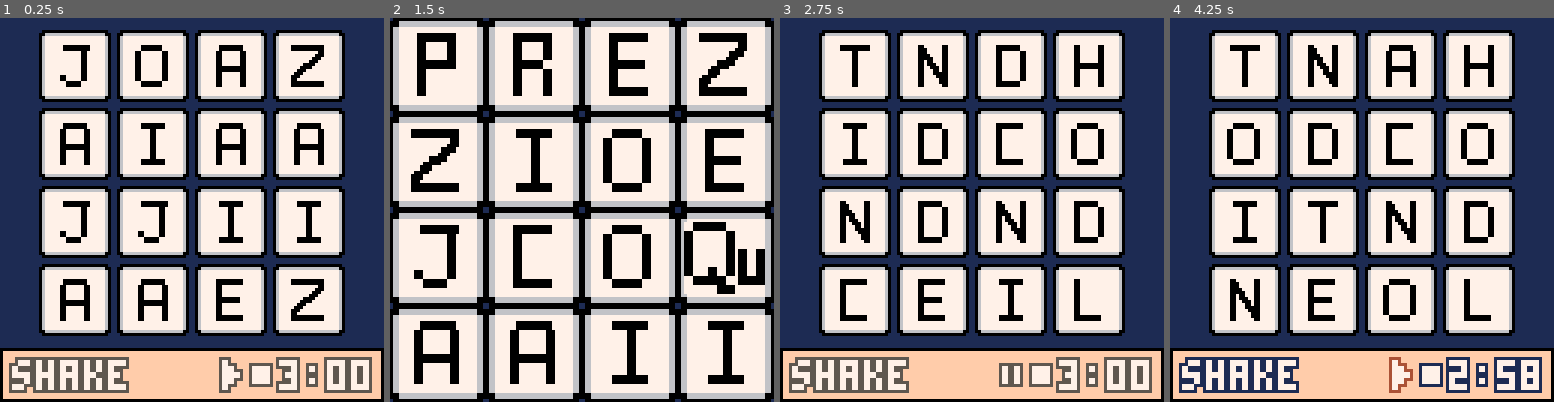
Above: before the commit, frames 1-4 (left to right).
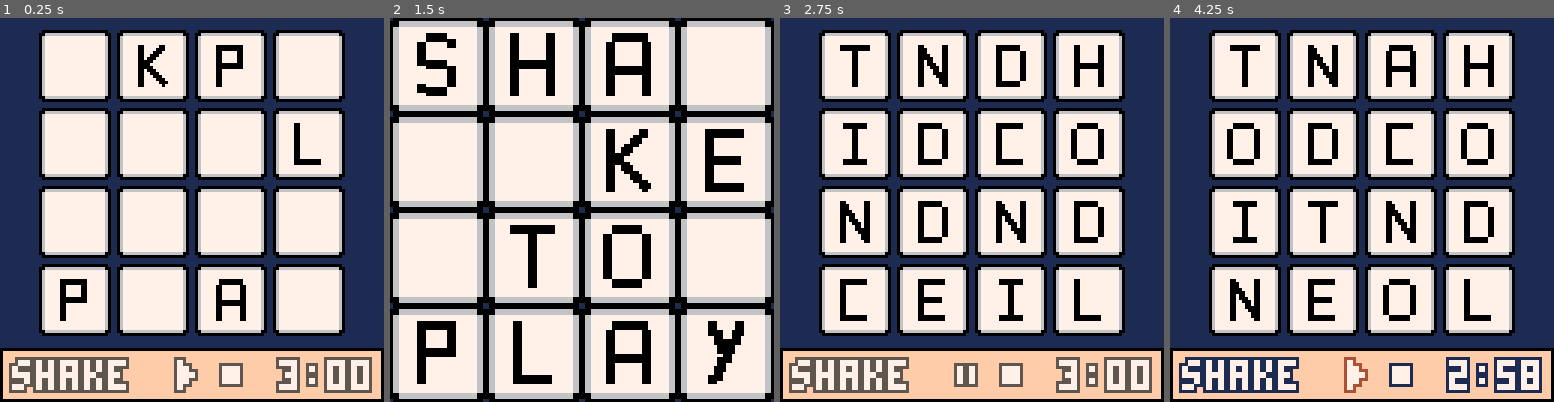
Above: after the commit, the same moments.

Repository: momiagitana/boggle_pico
Game: PICO-8 cartridge boggle_.p8
Same seed, same stepped clock (60 frames per second), same inputs: the game is played once before the commit and once after it.
Inputs:
- Up to frame 1 (0.25 s): no input
- Up to frame 2 (1.5 s): tap X (X key) at 0.33, 1.07 s; tap O (Z key) at 0.7 s
- Up to frame 3 (2.75 s): hold Right 1.6-2.1 s; tap O (Z key) at 1.7, 2.1, 2.5 s; tap X (X key) at 1.85 s; hold Up 2.15-2.42 s; hold Right from 2.47 s (still down)
- Up to frame 4 (4.25 s): tap O (Z key) every 0.4 s from 2.9 to 4.1 s; tap X (X key) at 2.97, 4.08 s; release Right at 3.03 s; hold Left 3.08-3.58 s; hold Down 3.63-3.97 s; hold Right from 4.02 s (still down)

The runs differ from the first frame. In frame 1, 6.9% of the frame differs, in the area x 15-85%, y 7-98%; in frame 2, 13%, in the area x 5-98%, y 3-96%; in frame 3, 0.9%; in frame 4, 1.1%.

Commit message:
added english support added "shake to play" as first board
Signed-off-by: Ariel Zingman <arielzingman@gmail.com>

Diff:
--- a/board.lua
+++ b/board.lua
@@ -2,6 +2,11 @@
 board_pading_sides = 13
 board_pading_top = 4
 spr_sep = 2
+
+first_board = {'S','H','A','x',
+               'x','x','K','E',
+               'x','T','O','x',
+               'P', 'L', 'A', 'Y'}
 
 Board=Class:new({
     _letters = {},
@@ -13,6 +18,7 @@
     _need_to_init = true,
     _full_screen = false,
     _has_last = false,
+    _first_board = true,
 
     init=function(_ENV)
         for row=1, 4 do
@@ -24,6 +30,12 @@
 
     randomize_letters=function(_ENV)
         letter_list = generate_boggle_board()
+        log_table(letter_list)
+        if _first_board == true then
+            letter_list = first_board
+            _first_board = false
+            log_table(letter_list)
+        end
         _current_board = letter_list
         set_letters(_ENV, letter_list) --todo check if necessary
     end,
@@ -70,7 +82,6 @@
             shake_step(_ENV)
         end
         res = (_shake_rounds == 1) and 'enable buttons' or 'do nothing'
-        log("res"..res)
         return res
     end,
 
@@ -96,6 +107,9 @@
 
 
 function generate_boggle_board()
+    dice_faces = dice_faces_esp
+    if (g_lang == "eng") dice_faces = dice_faces_eng
+
     local letters = {}
     for i = 1, #dice_faces do
         add(letters, rnd(dice_faces[i]))
@@ -112,7 +126,7 @@
 end
 
 -- coggle arg
-dice_faces = {
+dice_faces_esp = {
     {'P', 'T', 'E', 'A', 'O', 'D'},
     {'B', 'E', 'O', 'Z', 'N', 'L'},
     {'C', 'R', 'E', 'A', 'M', 'A'},
@@ -130,6 +144,27 @@
     {'D', 'O', 'I', 'A', 'R', 'T'},
     {'H', 'D', 'E', 'Q', 'S', 'O'},
 }
+
+-- english boggle
+dice_faces_eng = {
+    {'R', 'I', 'F', 'O', 'B', 'X'},
+    {'I', 'F', 'E', 'H', 'E', 'Y'},
+    {'D', 'E', 'N', 'O', 'W', 'S'},
+    {'U', 'T', 'O', 'K', 'N', 'D'},
+    {'H', 'M', 'S', 'R', 'A', 'O'},
+    {'L', 'U', 'P', 'E', 'T', 'S'},
+    {'A', 'C', 'I', 'T', 'O', 'A'},
+    {'Y', 'L', 'G', 'K', 'U', 'E'},
+    {'B', 'M', 'J', 'O', 'A', 'QU'},
+    {'E', 'H', 'I', 'S', 'P', 'N'},
+    {'V', 'E', 'T', 'I', 'G', 'N'},
+    {'B', 'A', 'L', 'I', 'Y', 'T'},
+    {'E', 'Z', 'A', 'V', 'N', 'D'},
+    {'R', 'A', 'L', 'E', 'S', 'C'},
+    {'U', 'W', 'I', 'L', 'R', 'G'},
+    {'P', 'A', 'C', 'E', 'M', 'D'},
+}
+
 
 -- boggle arg by kipo
 -- dice_faces = {
@@ -150,23 +185,3 @@
 --     {'P', 'O', 'D', 'E', 'T', 'A'},
 --     {'B', 'R', 'A', 'E', 'L', 'A'},
 -- }
-
--- english boggle
--- dice_faces = {
---     {'R', 'I', 'F', 'O', 'B', 'X'},
---     {'I', 'F', 'E', 'H', 'E', 'Y'},
---     {'D', 'E', 'N', 'O', 'W', 'S'},
---     {'U', 'T', 'O', 'K', 'N', 'D'},
---     {'H', 'M', 'S', 'R', 'A', 'O'},
---     {'L', 'U', 'P', 'E', 'T', 'S'},
---     {'A', 'C', 'I', 'T', 'O', 'A'},
---     {'Y', 'L', 'G', 'K', 'U', 'E'},
---     {'B', 'M', 'J', 'O', 'A', 'QU'},
---     {'E', 'H', 'I', 'S', 'P', 'N'},
---     {'V', 'E', 'T', 'I', 'G', 'N'},
---     {'B', 'A', 'L', 'I', 'Y', 'T'},
---     {'E', 'Z', 'A', 'V', 'N', 'D'},
---     {'R', 'A', 'L', 'E', 'S', 'C'},
---     {'U', 'W', 'I', 'L', 'R', 'G'},
---     {'P', 'A', 'C', 'E', 'M', 'D'},
--- }
--- a/letter.lua
+++ b/letter.lua
@@ -32,6 +32,7 @@
         palt(2, true)
         sspr(0, 96, 24, 24, _x, _y, 24, 24)
         sspr(_sx, _sy, _sw, _sh, _x + ((24 - _sw) / 2), _y + ((24 - _sh) / 2))
+        -- rspr(_sx, _sy, _x + ((24 - _sw) / 2), _y + ((24 - _sh) / 2), 0, _sw, _sh)
         palt(0, true)
         palt(2, false)
     end,
@@ -51,6 +52,27 @@
         init(_ENV)
     end,
 })
+
+function rspr(sx,sy,x,y,a,w,h)
+    sw=(w or 1)*8
+    sh=(h or 1)*8
+    x0=flr(0.5*sw)
+    y0=flr(0.5*sh)
+    a=a/360
+    sa=sin(a)
+    ca=cos(a)
+    for ix=sw*-1,sw+4 do
+     for iy=sh*-1,sh+4 do
+      dx=ix-x0
+      dy=iy-y0
+      xx=flr(dx*ca-dy*sa+x0)
+      yy=flr(dx*sa+dy*ca+y0)
+      if (xx>=0 and xx<sw and yy>=0 and yy<=sh-1) then
+       pset(x+ix,y+iy,sget(sx+xx,sy+yy))
+      end
+     end
+    end
+   end
 
 function get_letter_data(letter)
     index = ord(letter) - ord('A') + 1
--- a/main.lua
+++ b/main.lua
@@ -10,12 +10,30 @@
     end
 )
 
+
+
+
 function _init()
     log("", true)
     b = Board:new()
     b:init()
     tlb = Toolbar:new()
     tlb:init()
+
+    g_lang = "esp"
+    menuitem(2,(g_lang == "esp") and "language: esp" or "language: eng",function()
+        to_set = "esp"
+        if (g_lang == "esp") to_set = "eng"
+
+        if g_lang != to_set then
+            g_lang = to_set
+            b._need_to_init = true
+        end
+
+        menuitem(nil,(g_lang != "esp") and "language: eng" or "language: esp")
+        return true
+      end)
+
 end
 
 function _draw()
--- a/toolbar.lua
+++ b/toolbar.lua
@@ -19,8 +19,8 @@
 tlb_secs_button_x = timer_x - secs_button_w - tlb_padding
 tlb_mins_button_x = tlb_secs_button_x - mins_button_w - tlb_padding
 
-tlb_pl_pa_button_x  = timer_x - pl_pa_st_button_w - tlb_padding - 10
-tlb_stop_button_x   = timer_x - pl_pa_st_button_w - tlb_padding
+tlb_pl_pa_button_x  = timer_x - pl_pa_st_button_w - tlb_padding - 25
+tlb_stop_button_x   = timer_x - pl_pa_st_button_w - tlb_padding - 10
 
 tlb_new_button_x    = tlb_padding + 2
 tlb_last_button_x   = tlb_padding + 35
